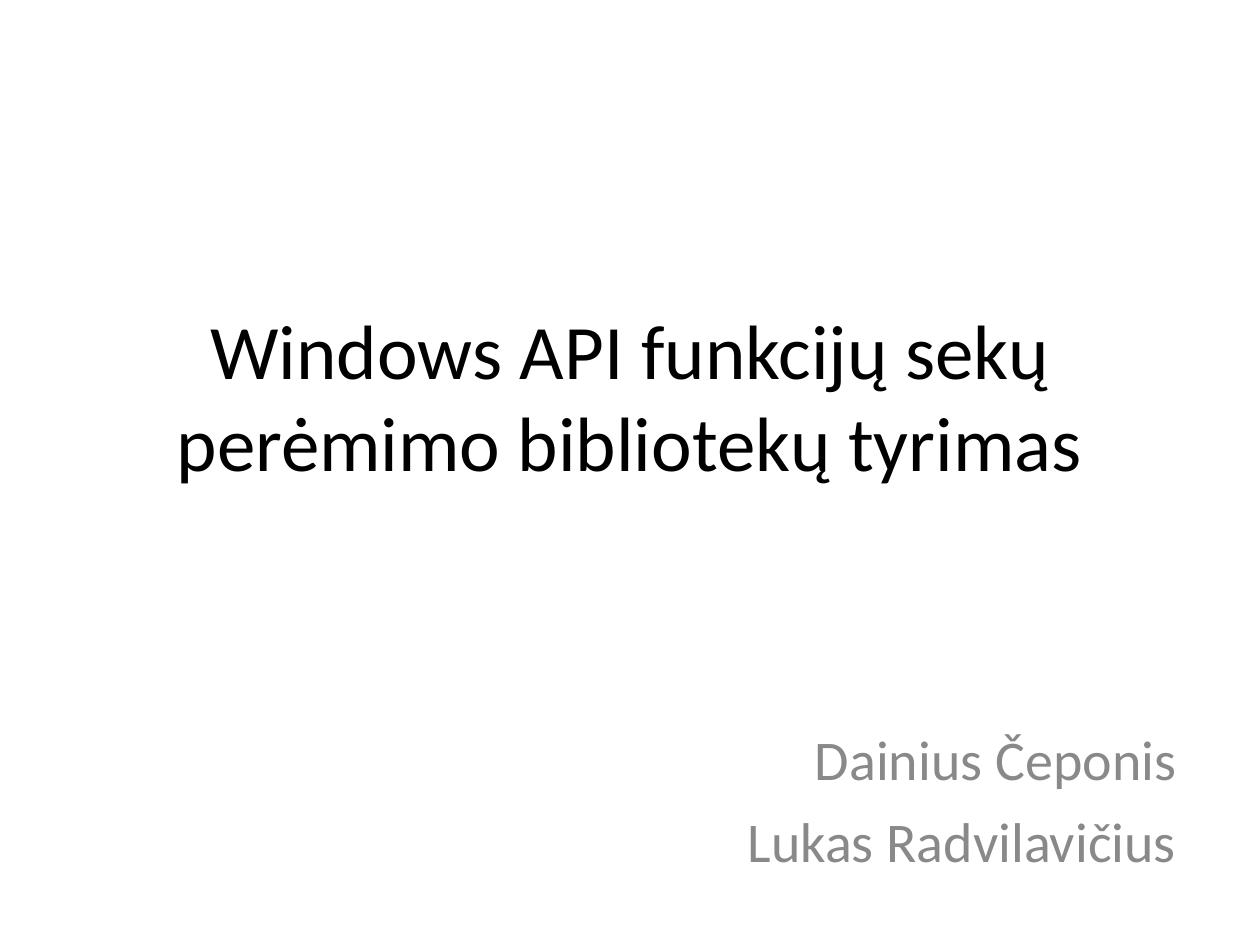
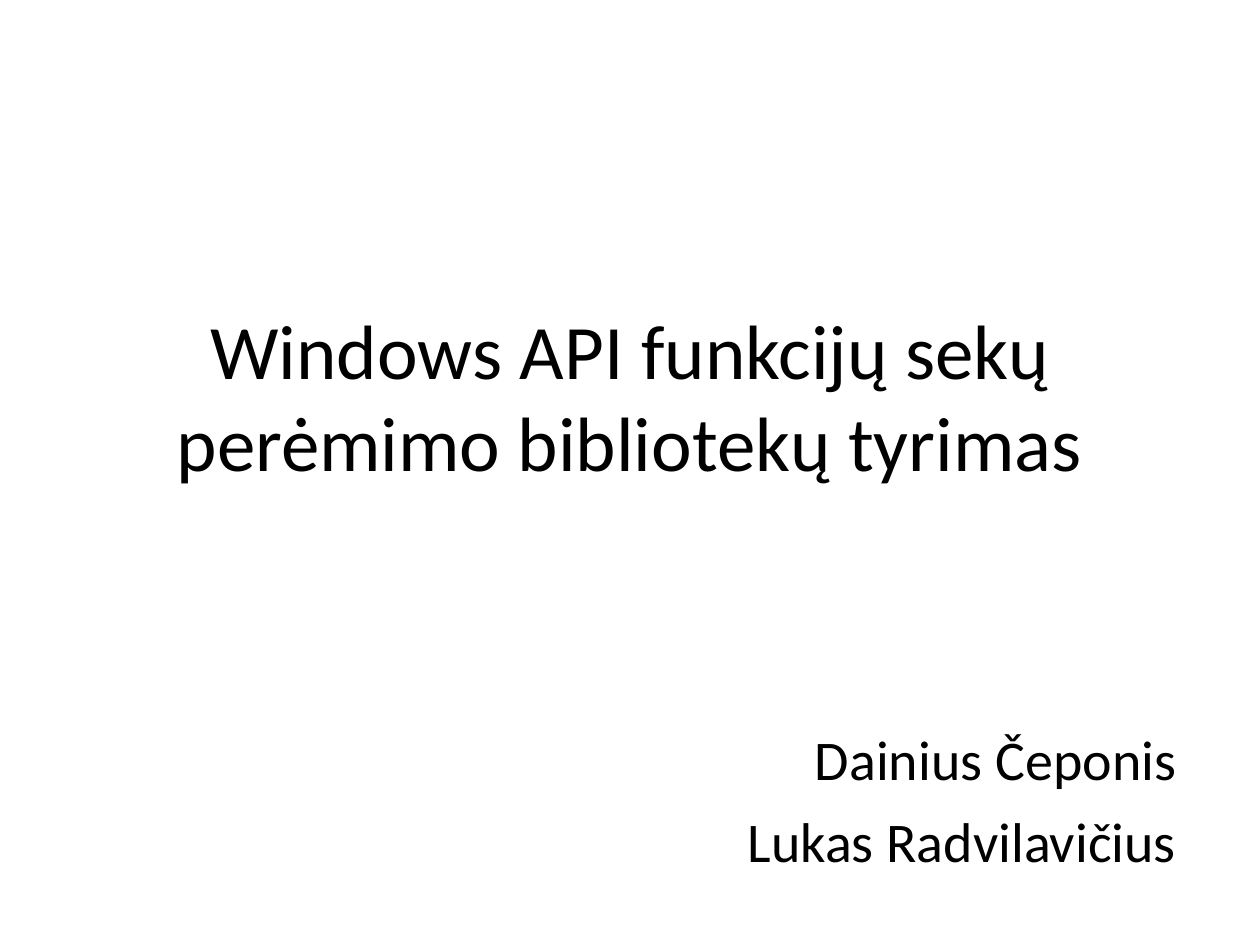
Before and after one commit to DjPasco/Mag, a slide deck: slide 1 of Article/Article_Presentation.ppt. Drawn at 1260x945 pixels with LibreOffice and Linux fonts; fonts in the diff are those of the drawing. Boxes give left, top, right and bottom in pixels: in the first picture for what was removed or moved away, otherwise in the second. Text is boxed around its words. In the diff, an @@ line names an element or a change of style, - is before the commit and + after.

```diff
--- a/Article/Article_Presentation.ppt
+++ b/Article/Article_Presentation.ppt
@@ subtitle "Dainius Čeponis" at (x1=748, y1=734, x2=1176, y2=863): text colour #898989 to #000000 @@
```
Also in this commit, not shown: 11 slides added.
